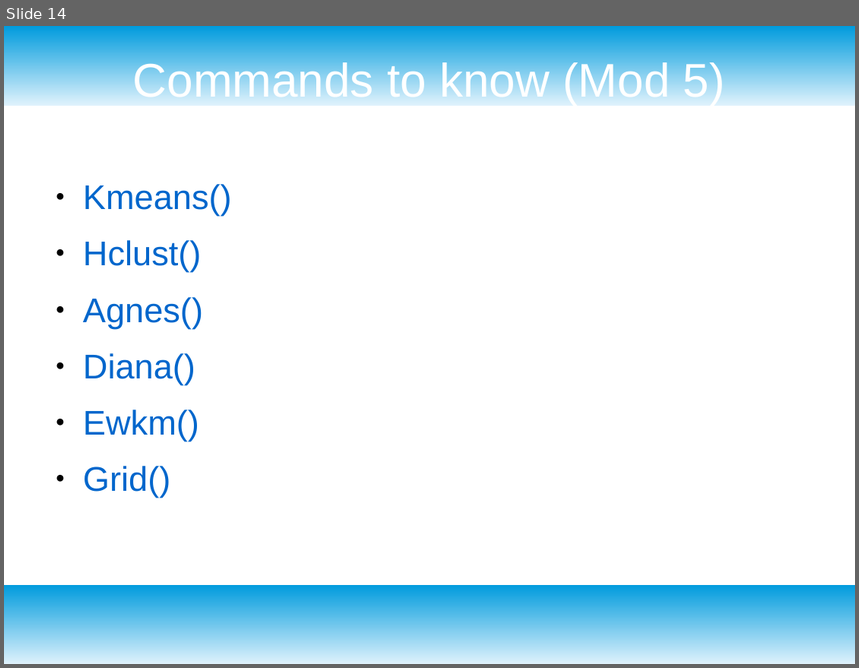
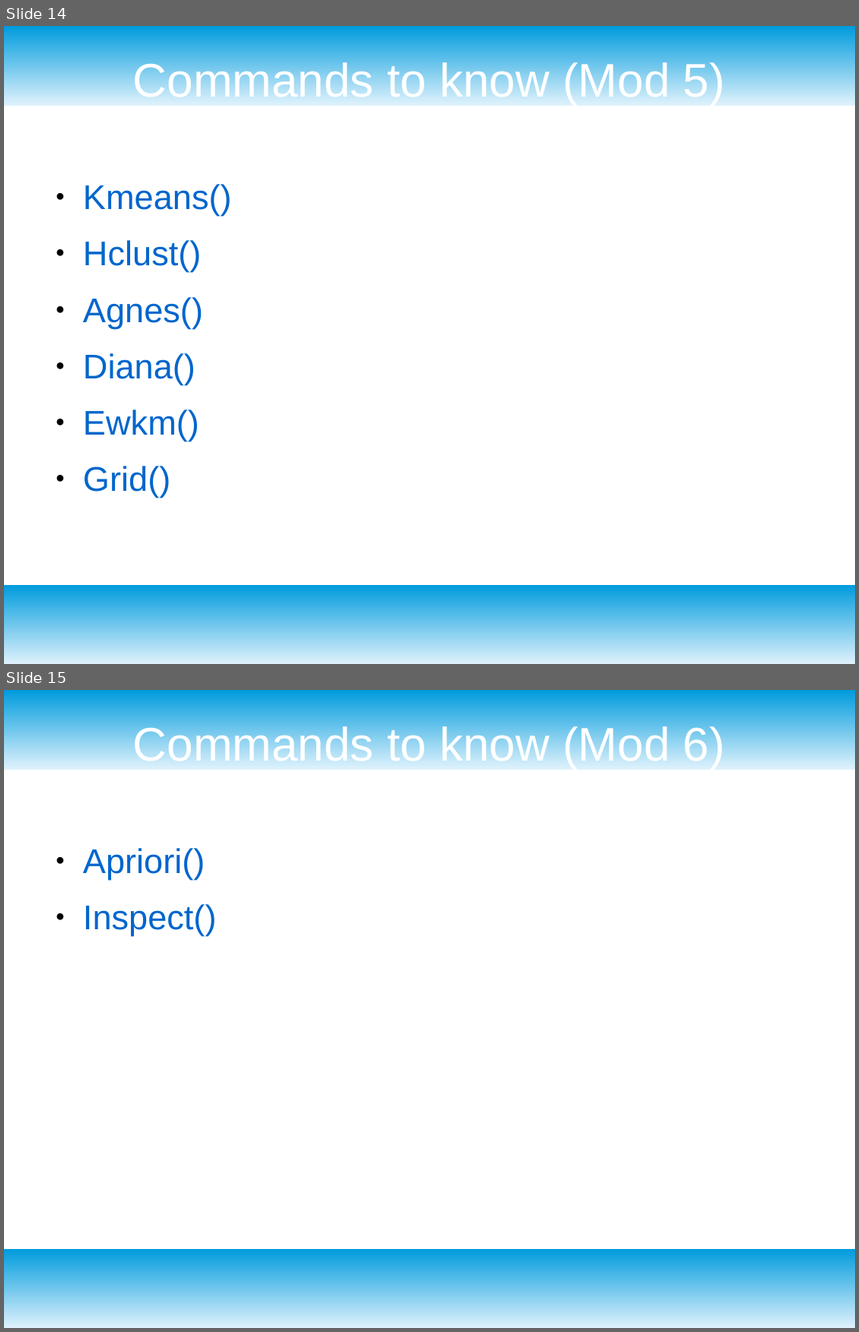
Before and after one commit to msurdek/School, a slide deck: DAT 640 Predictive Analytics/R and Rattle Cheat Sheet.odp. Shown one above the other, each under a label of ours: slide 14 before the commit, slides 14 and 15 after it. The pictures are 859x668 and 859x1332 pixels, drawn with LibreOffice and Linux fonts; fonts in the diff are those of the drawing. Boxes give left, top, right and bottom in pixels: in the first picture for what was removed or moved away, otherwise in the second. Text is boxed around its words. In the diff, an @@ line names an element or a change of style, - is before the commit and + after.

```diff
--- a/DAT 640 Predictive Analytics/R and Rattle Cheat Sheet.odp
+++ b/DAT 640 Predictive Analytics/R and Rattle Cheat Sheet.odp
@@ slide 15 added at (4,690,855,1328), background #FFFFFF; not listed: 2 template elements that a slide beside it also shows @@
@@ title added at (133,723,725,770), 44 pt, text #FFFFFF @@
+Commands to know (Mod 6)
@@ text added at (83,848,217,936), 32 pt, text #0066CC @@
+● Apriori()
+● Inspect()
```
Also in this commit, not shown: 1 other file.
